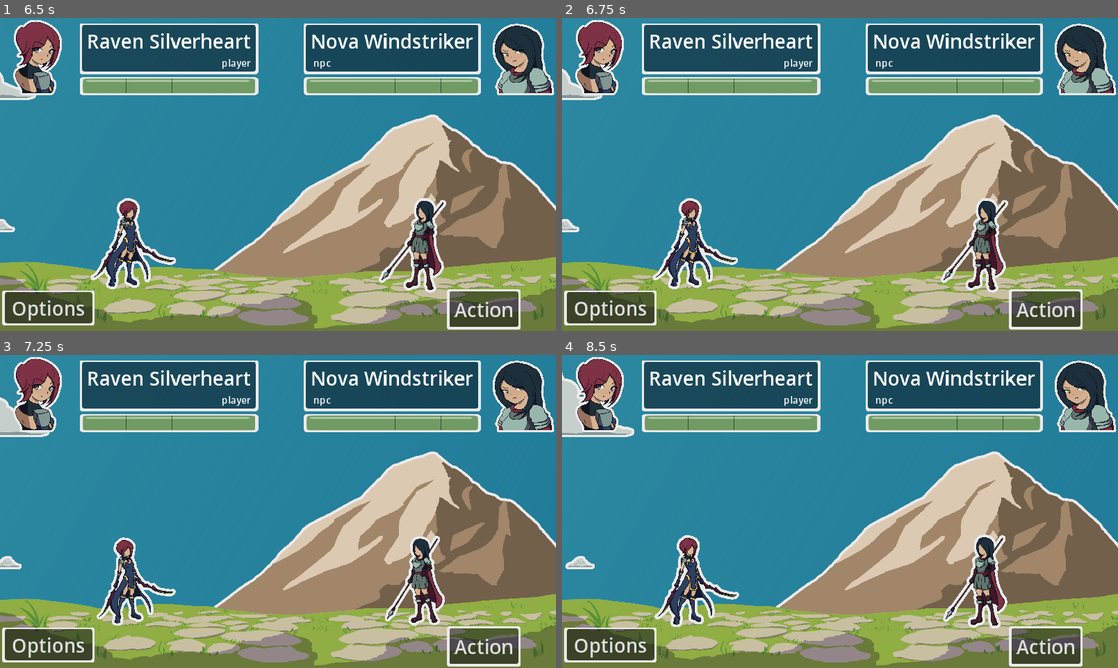
Above: before the commit, frames 1-4 (two rows, left to right).
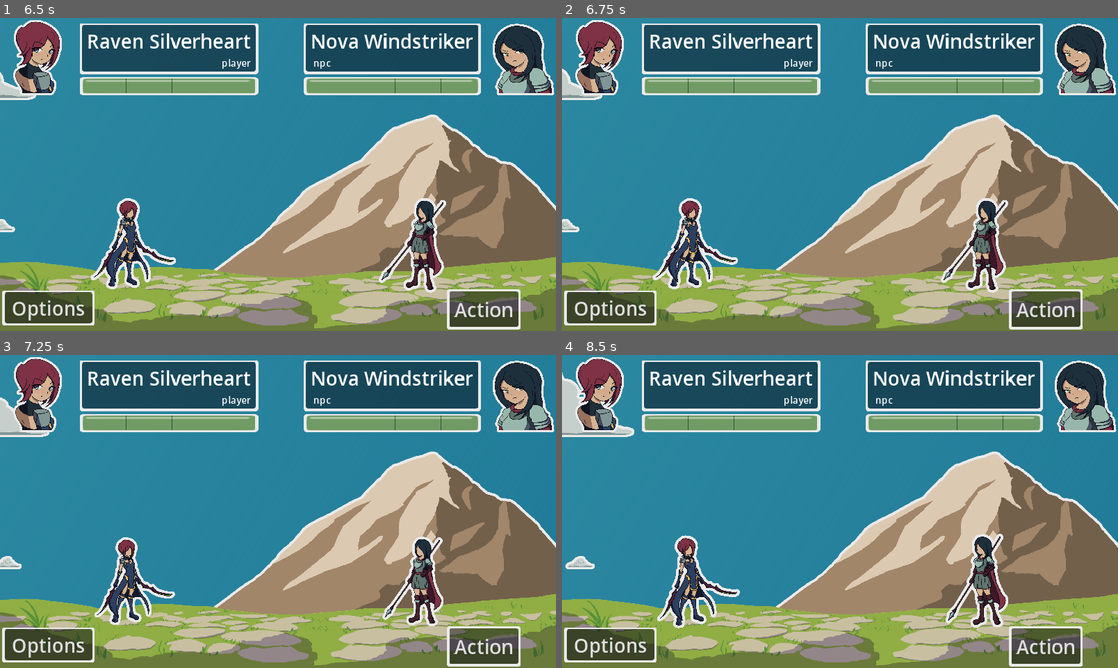
Above: after the commit, the same moments.

Repository: MajorZiploc/sticker_book_moments
Game: Godot game, scene res://scenes/title_scene.tscn
The game is run twice, just before and just after one commit, with the same random seed, the same clock (stepped at 60 frames per second) and the same inputs.
Inputs (mouse positions are in pixels of both pictures, inside the frame that each line leads up to):
- Up to frame 1 (6.5 s): click "Play" at 0.5 s; tap Enter at 1.25, 2.85, 5.85 s; move the mouse to (400, 158) at 1.27 s; hold D (right) 1.28-2 s; click (400, 158) at 1.35 s; click (66, 208) at 2.02 s; move the mouse to (166, 190) at 2.77 s; hold S (down) 2.78-3.5 s; click (66, 208) at 3.52 s; move the mouse to (333, 105) at 4.27 s; hold D (right) 4.28-5.03 s; tap F at 4.35 s; move the mouse to (250, 237) at 5.02 s; hold W (up) 5.03-5.78 s; click (250, 237) at 5.1 s; move the mouse to (444, 221) at 5.77 s; hold A (left) from 5.78 s (still down)
- Up to frame 2 (6.75 s): keep holding A (left); move the mouse to (673, 127) at 6.52 s; tap F at 6.6 s
- Up to frame 3 (7.25 s): keep holding A (left)
- Up to frame 4 (8.5 s): move the mouse to (867, 511) at 7.27 s; release A (left) at 7.28 s; hold S (down) 7.28-8.03 s; click (867, 511) at 7.35 s; move the mouse to (756, 433) at 8.02 s; hold D (right) from 8.03 s (still down); tap Enter at 8.1 s

Frame 1 is identical in both runs. In frame 2, less than 0.1% of the frame differs, in the area x 16-81%, y 57-88%; in frame 3, 1.9%; in frame 4, 2.1%.

Commit message:
!rotation glitching movement

Diff:
--- a/utils/combat_unit_data.gd
+++ b/utils/combat_unit_data.gd
@@ -77,5 +77,6 @@
   rotation_tween.tween_property(sprite, "rotation_degrees", -3.4, 1).set_trans(rotation_tween.TRANS_EXPO);
   rotation_tween.tween_property(sprite, "rotation_degrees", og_rotation, 1).set_trans(rotation_tween.TRANS_EXPO);
   rotation_tween.tween_property(sprite, "rotation_degrees", 3.4, 1).set_trans(rotation_tween.TRANS_EXPO);
+  rotation_tween.tween_property(sprite, "rotation_degrees", og_rotation, 1).set_trans(rotation_tween.TRANS_EXPO);
   rotation_tween.set_loops(-1);
   return [scale_tween, rotation_tween];
